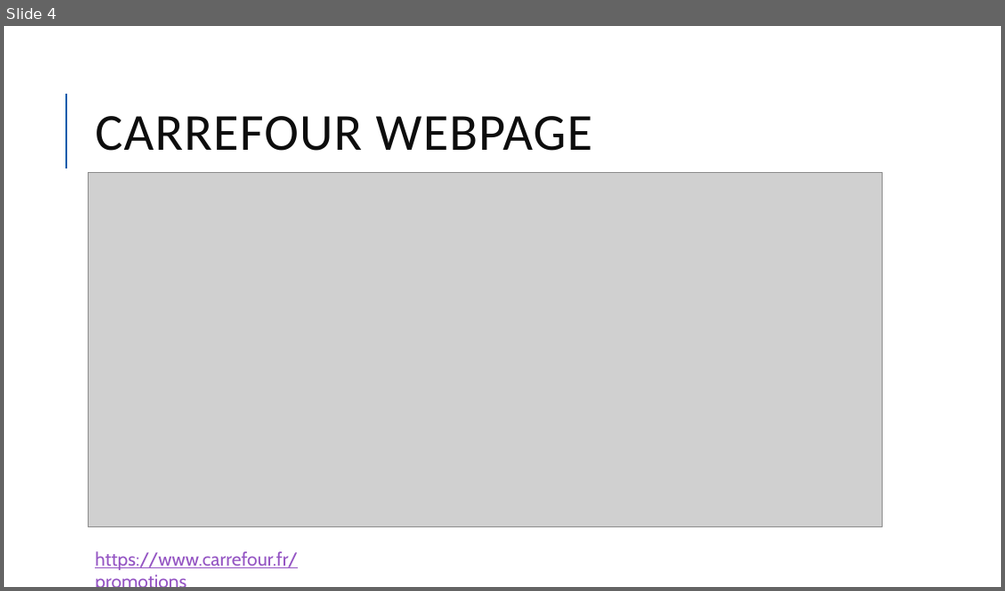
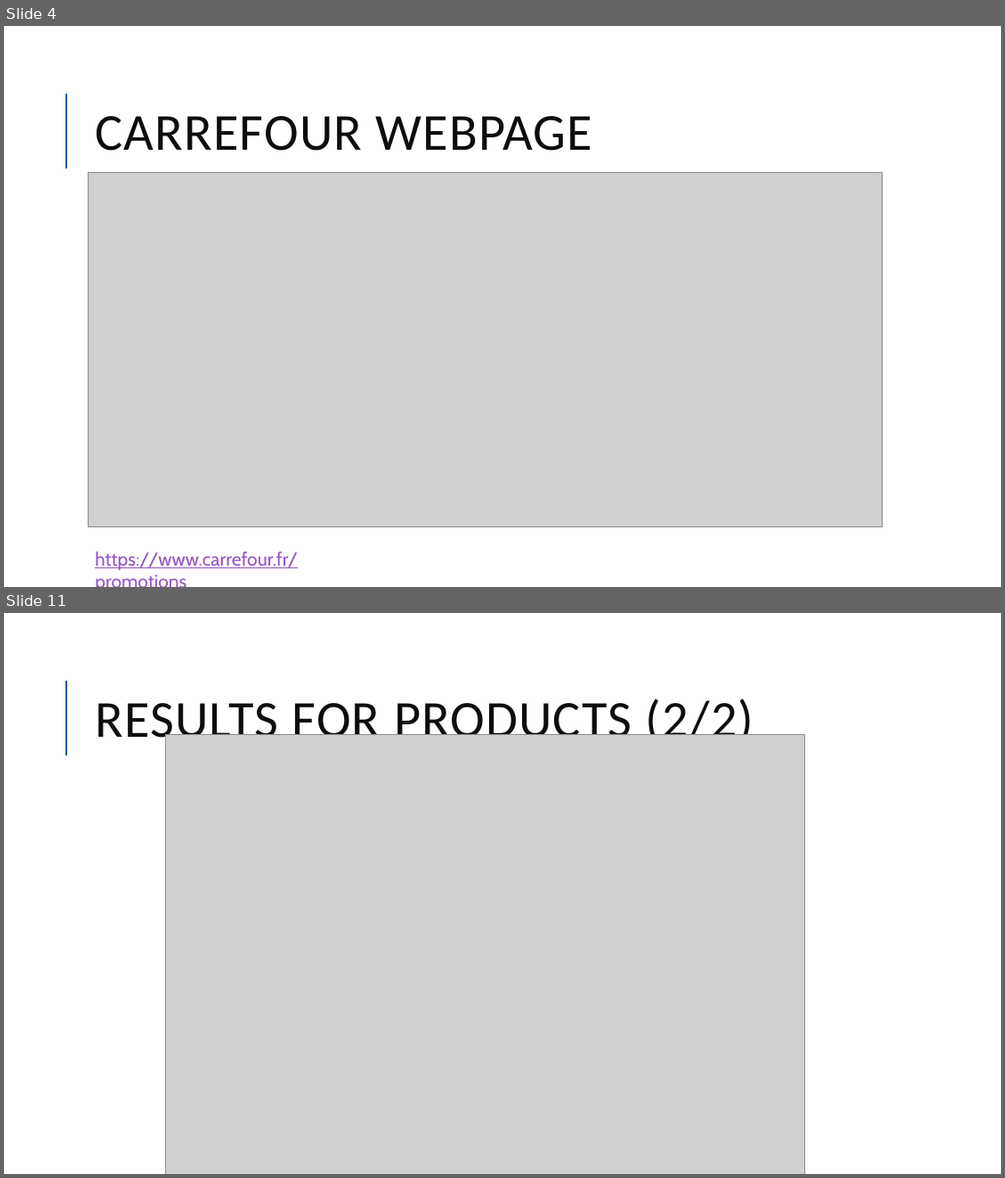
Before and after one commit to Camillelib/Web_Scrapping_project, a slide deck: Output/Project week 3.pptx. Shown one above the other, each under a label of ours: slide 4 before the commit, slides 4 and 11 after it; the slides between them are not shown. The pictures are 1005x591 and 1005x1178 pixels, drawn with LibreOffice and Linux fonts; fonts in the diff are those of the drawing; grey boxes stand for pictures. Boxes give left, top, right and bottom in pixels: in the first picture for what was removed or moved away, otherwise in the second. Text is boxed around its words. In the diff, an @@ line names an element or a change of style, - is before the commit and + after.

```diff
--- a/Output/Project week 3.pptx
+++ b/Output/Project week 3.pptx
@@ slide 11 added at (4, 613, 1001, 1174), background #FFFFFF; not listed: 1 template element that a slide beside it also shows @@
@@ title added at (95, 698, 753, 749), 50 pt, text #0D0D0D @@
+RESULTS FOR PRODUCTS (2/2)
@@ picture added at (165, 734, 804, 1174) @@
```
Also in this commit, not shown: 5 slides changed, 3 other slides added, 1 slide removed, 15 other files.
